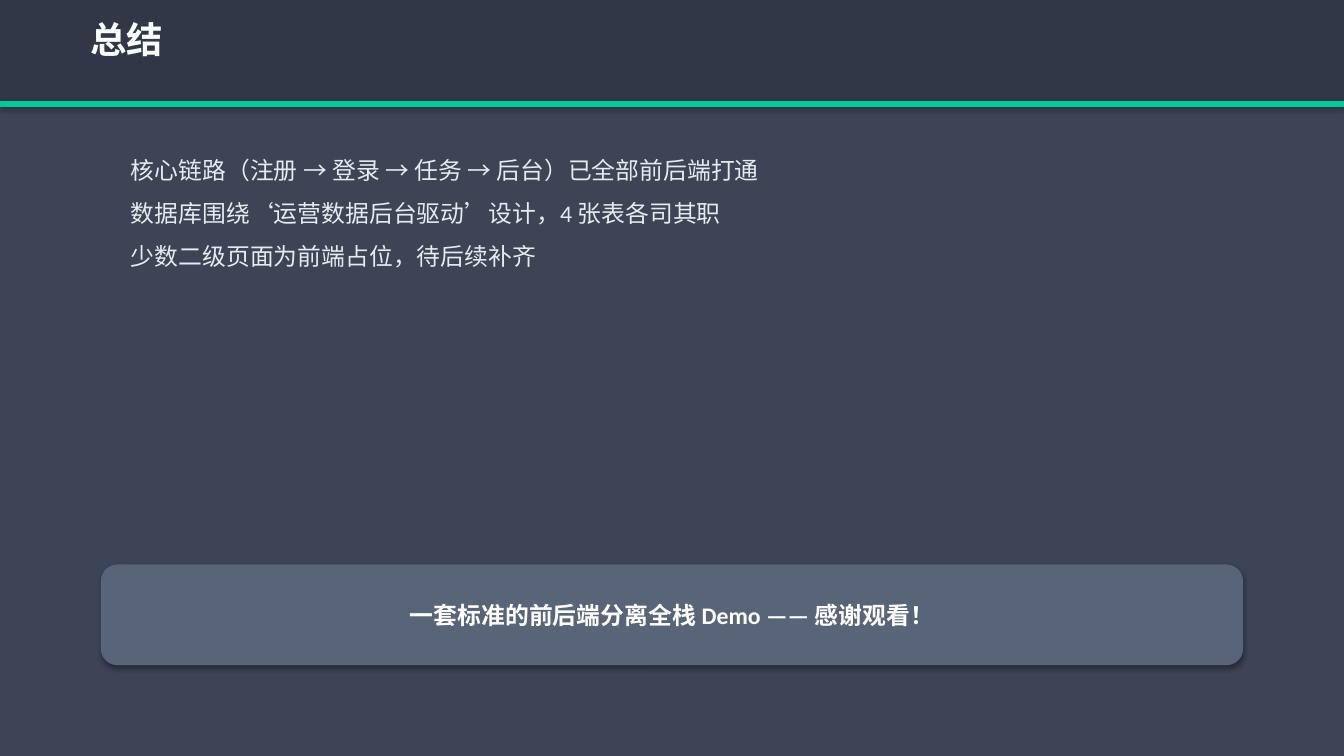
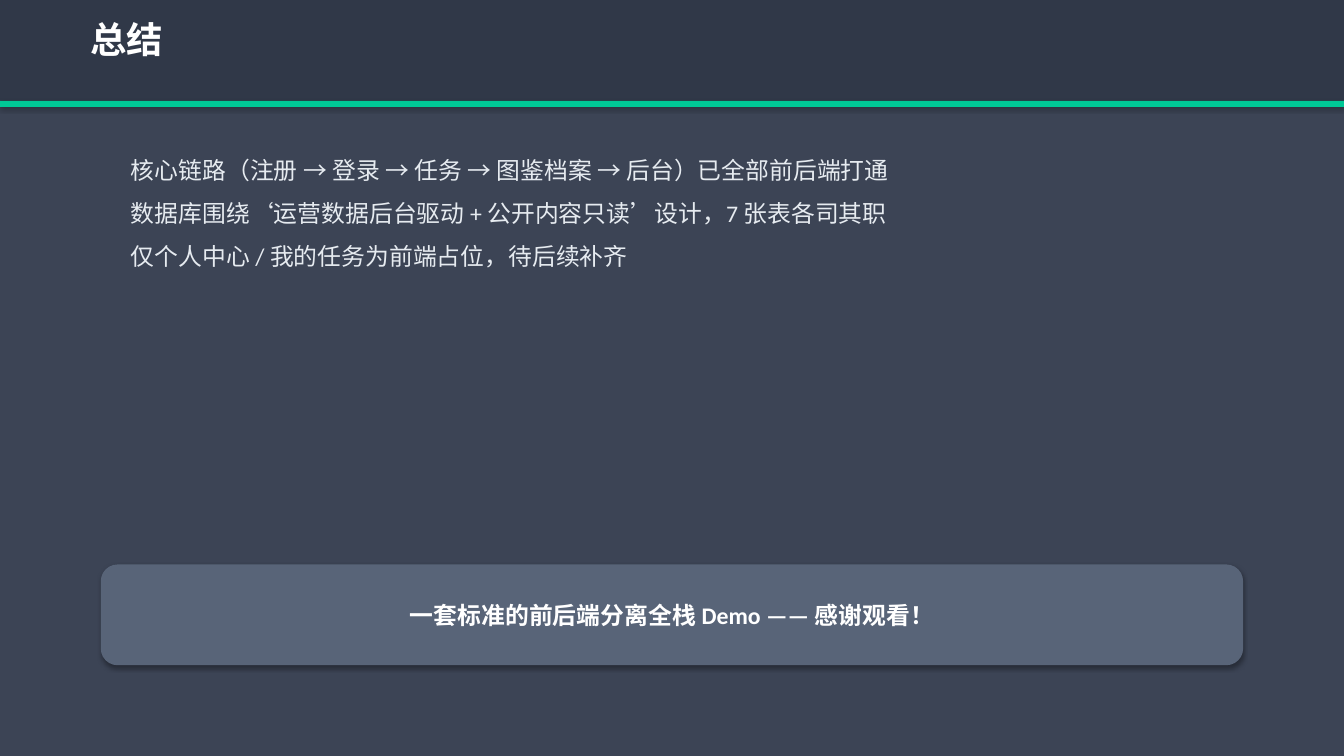
Before and after one commit to jms327/java, a slide deck: slide 16 of 奇妙冒险平台_演示.pptx. Drawn at 1344x756 pixels with LibreOffice and Linux fonts; fonts in the diff are those of the drawing. Boxes give left, top, right and bottom in pixels: in the first picture for what was removed or moved away, otherwise in the second. Text is boxed around its words. In the diff, an @@ line names an element or a change of style, - is before the commit and + after.

```diff
--- a/奇妙冒险平台_演示.pptx
+++ b/奇妙冒险平台_演示.pptx
@@ text at (131, 159, 888, 267): text changed @@
-核心链路（注册 → 登录 → 任务 → 后台）已全部前后端打通
-数据库围绕‘运营数据后台驱动’设计，4 张表各司其职
-少数二级页面为前端占位，待后续补齐
+核心链路（注册 → 登录 → 任务 → 图鉴档案 → 后台）已全部前后端打通
+数据库围绕‘运营数据后台驱动 + 公开内容只读’设计，7 张表各司其职
+仅个人中心 / 我的任务为前端占位，待后续补齐
```
Also in this commit, not shown: 6 other slides changed, 15 other files.
